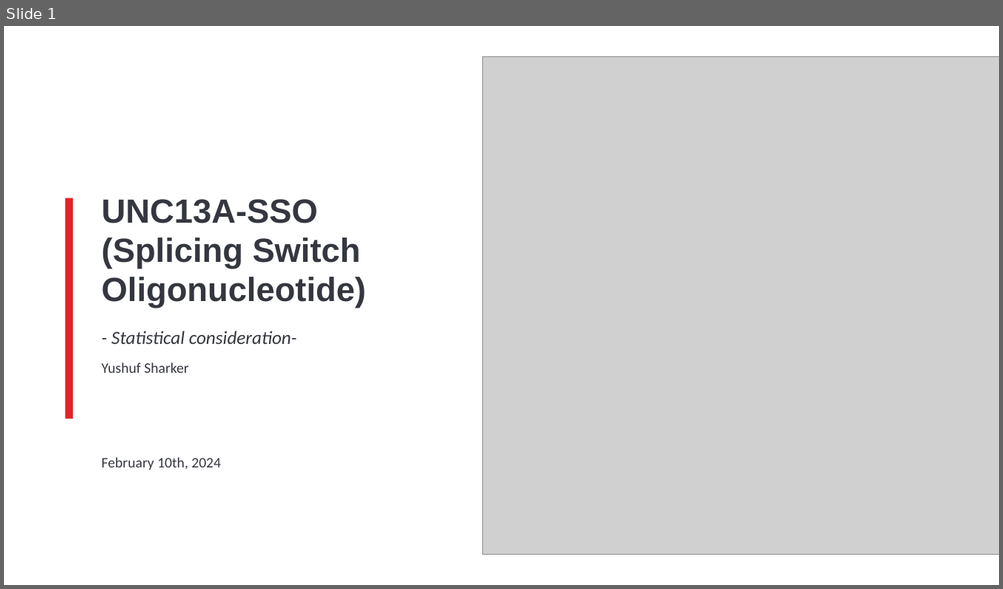
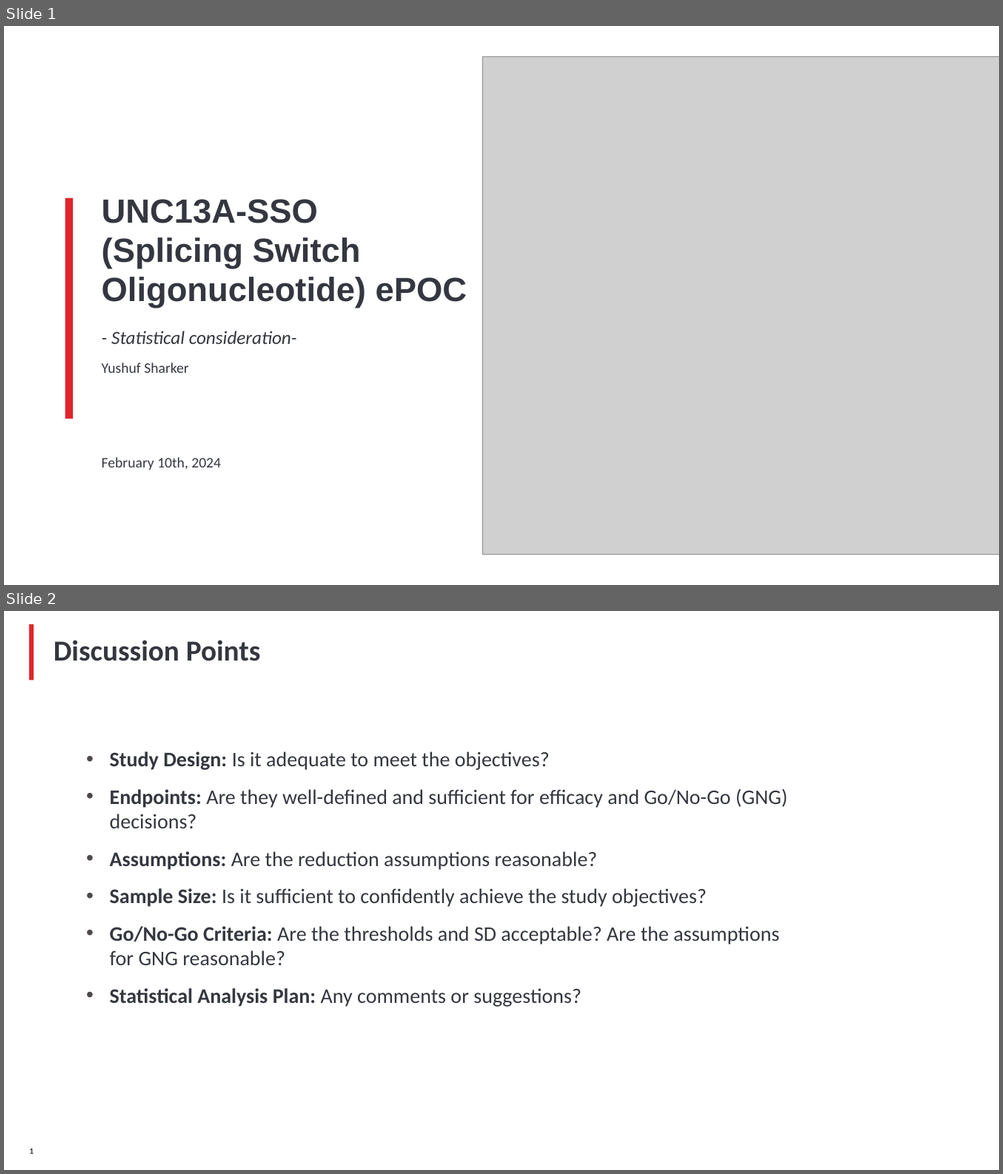
Before and after one commit to YushufSharker/ALS, a slide deck: OutputDocuments/ALS_Slide_deck_STAT.pptx. Shown one above the other, each under a label of ours: slide 1 before the commit, slides 1 and 2 after it. The pictures are 1003x589 and 1003x1174 pixels, drawn with LibreOffice and Linux fonts; fonts in the diff are those of the drawing; grey boxes stand for pictures; background and template pictures are left out. Boxes give left, top, right and bottom in pixels: in the first picture for what was removed or moved away, otherwise in the second. Text is boxed around its words. In the diff, an @@ line names an element or a change of style, - is before the commit and + after.

```diff
--- a/OutputDocuments/ALS_Slide_deck_STAT.pptx
+++ b/OutputDocuments/ALS_Slide_deck_STAT.pptx
@@ slide 2 added at (4, 611, 999, 1170), background #FFFFFF @@
@@ rectangle added at (29, 624, 34, 681), fill #E1242A @@
@@ title added at (54, 640, 261, 661), 28 pt, text #34373F, bold @@
+Discussion Points
@@ text added at (110, 752, 787, 1007), 20 pt, text #34373F @@
+• Study Design: Is it adequate to meet the objectives?
+• Endpoints: Are they well-defined and sufficient for efficacy and Go/No-Go (GNG) decisions?
+• Assumptions: Are the reduction assumptions reasonable?
+• Sample Size: Is it sufficient to confidently achieve the study objectives?
+• Go/No-Go Criteria: Are the thresholds and SD acceptable? Are the assumptions for GNG reasonable?
+• Statistical Analysis Plan: Any comments or suggestions?
@@ page number added at (29, 1148, 34, 1154), 8 pt, text #34373F, bold @@
+1
@@ slide 1 changed as well @@
@@ title at (102, 199, 466, 344): text changed @@
-UNC13A-SSO
-(Splicing Switch Oligonucleotide)
-- Statistical consideration-
+UNC13A-SSO
+(Splicing Switch Oligonucleotide) ePOC
+- Statistical consideration-
```
Also in this commit, not shown: 11 other slides changed, 2 other slides added, 1 other file.
